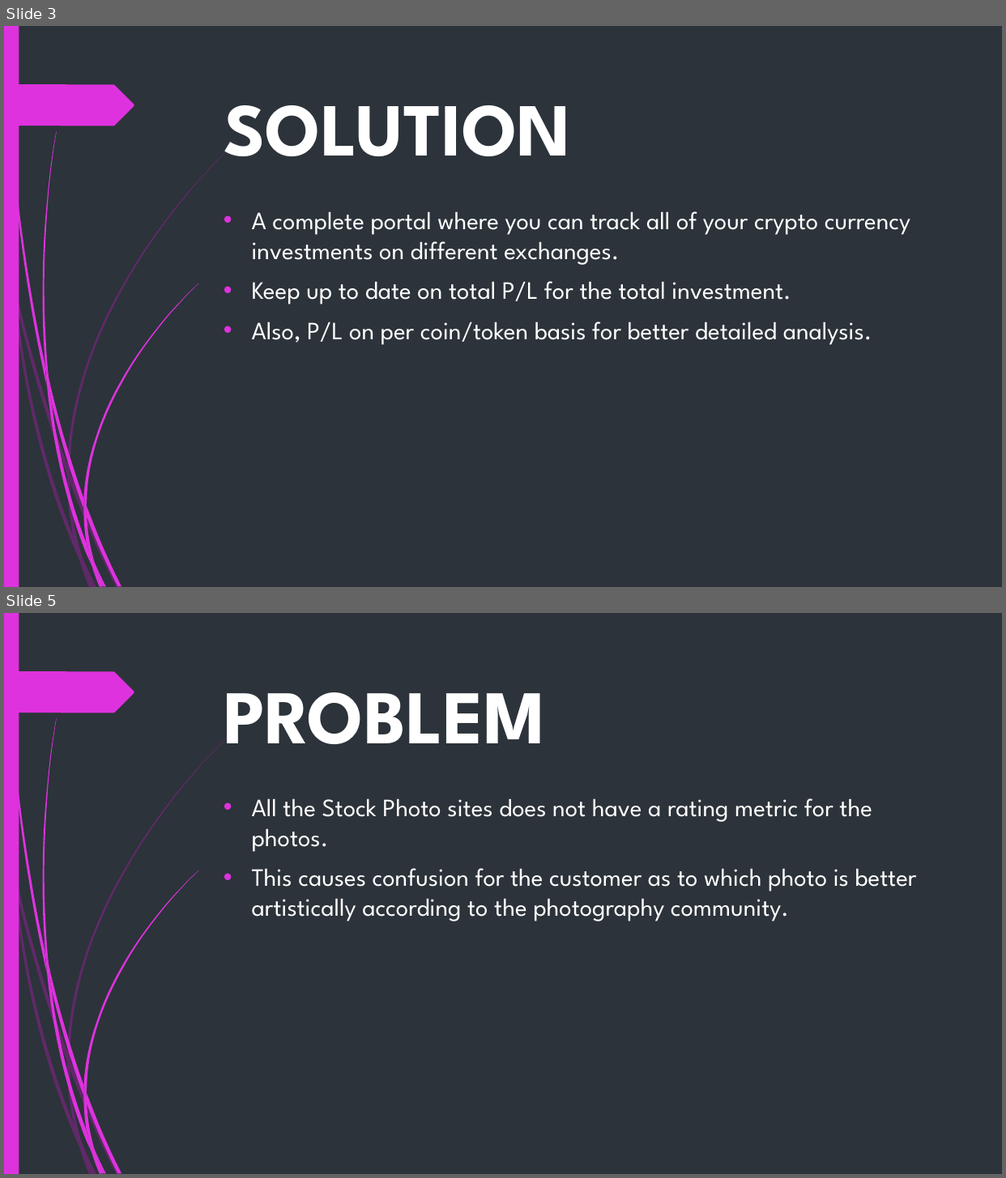
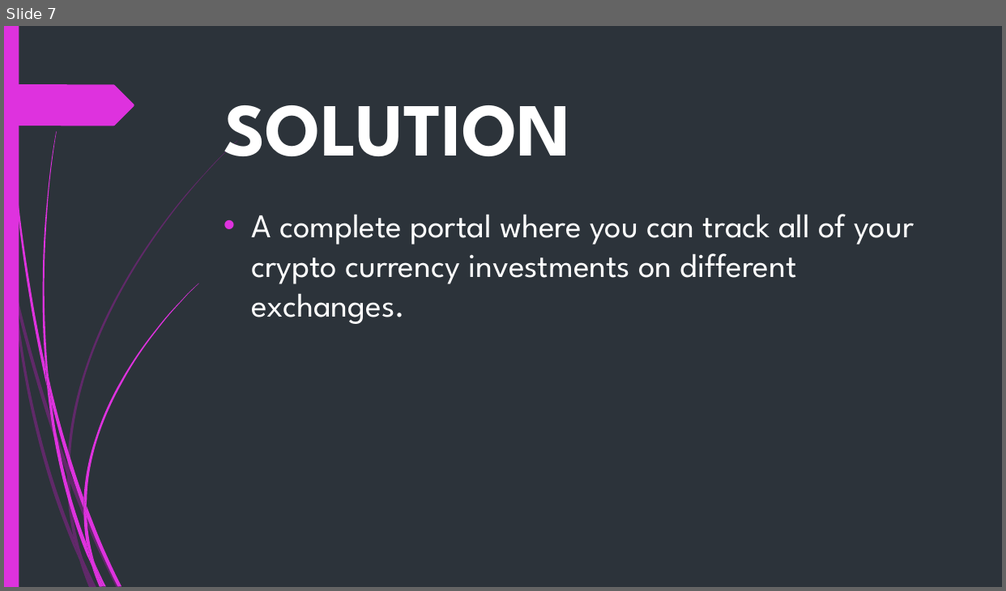
Before and after one commit to ur817/SPM, a slide deck: Presentations/Pitch.pptx. Shown one above the other, each under a label of ours: slides 3 and 5 before the commit, slide 7 after it; the slides between them are not shown. The pictures are 1006x1178 and 1006x591 pixels, drawn with LibreOffice and Linux fonts; fonts in the diff are those of the drawing. Boxes give left, top, right and bottom in pixels: in the first picture for what was removed or moved away, otherwise in the second. Text is boxed around its words. In the diff, an @@ line names an element or a change of style, - is before the commit and + after.

```diff
--- a/Presentations/Pitch.pptx
+++ b/Presentations/Pitch.pptx
@@ slide 5 removed at (x1=4, y1=613, x2=1002, y2=1174), background #2C333A; not listed: 24 template elements that a slide beside it also shows @@
@@ title removed at (x1=224, y1=692, x2=546, y2=744) @@
-PROBLEM
@@ text removed at (x1=252, y1=798, x2=917, y2=922) @@
-• All the Stock Photo sites does not have a rating metric for the photos.
-• This causes confusion for the customer as to which photo is better artistically according to the photography community.
@@ what was slide 3 is now slide 7 @@
@@ slide 7 changed as well @@
@@ text "A complete portal where you ..." at (x1=252, y1=214, x2=914, y2=324): size 24 to 32 pt @@
@@ text at (x1=252, y1=281, x2=872, y2=345): paragraphs removed @@
-• Keep up to date on total P/L for the total investment.
-• Also, P/L on per coin/token basis for better detailed analysis.
```
Also in this commit, not shown: 1 other slide changed, 7 slides added, 3 other slides removed.
